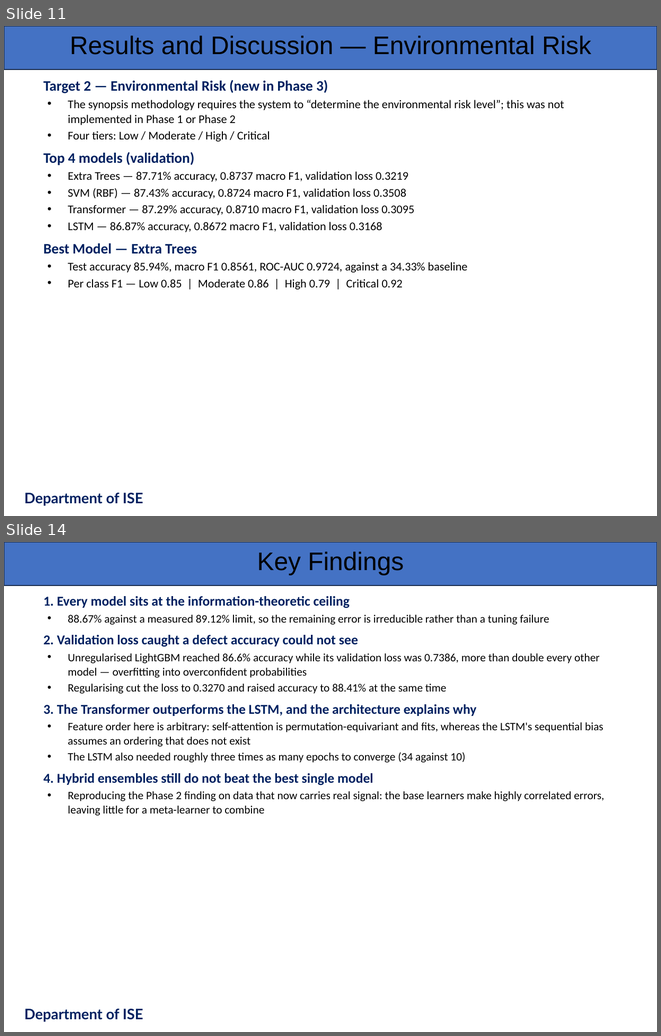
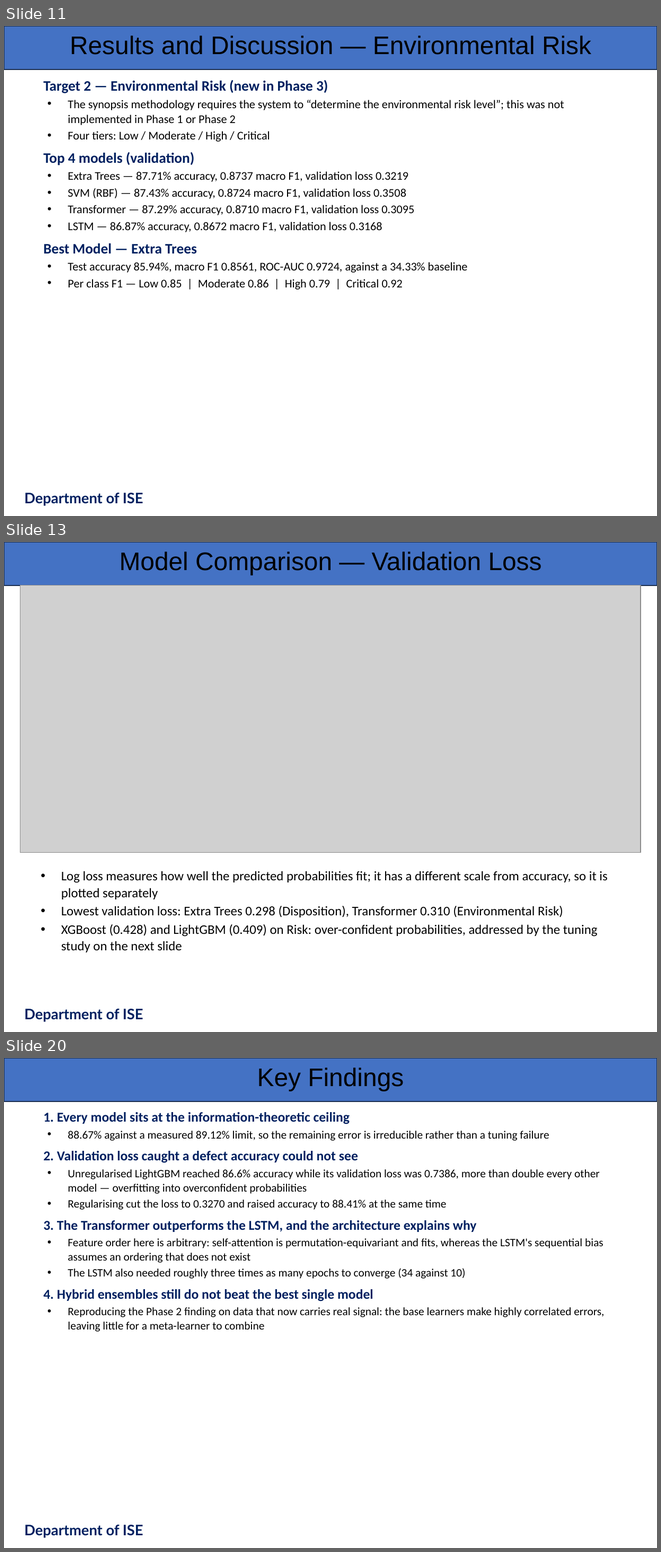
Before and after one commit to srinidhids15/Machine-Learning-Based-Lifecycle-Intelligence-System-for-Non-Biodegradable-Automotive-Materials, a slide deck: presentation/ISE_Phase3_Presentation_Team52.pptx. Shown one above the other, each under a label of ours: slides 11 and 14 before the commit, slides 11, 13 and 20 after it; the slides between them are not shown. The pictures are 661x1036 and 661x1552 pixels, drawn with LibreOffice and Linux fonts; fonts in the diff are those of the drawing; grey boxes stand for pictures; background and template pictures are left out. Boxes give left, top, right and bottom in pixels: in the first picture for what was removed or moved away, otherwise in the second. Text is boxed around its words. In the diff, an @@ line names an element or a change of style, - is before the commit and + after.

Commit message:
Add hyperparameter tuning and activation function study script
- Implemented a new script for hyperparameter tuning and activation function analysis.
- Conducted a study to evaluate the need for wider tuning grids for classical models.
- Analyzed the effectiveness of various activation functions in neural networks.
- Generated plots for comparison of original vs wider grid performance and activation function results.
- Results are saved in JSON and PNG formats for further analysis.

```diff
--- a/presentation/ISE_Phase3_Presentation_Team52.pptx
+++ b/presentation/ISE_Phase3_Presentation_Team52.pptx
@@ slide 13 added at (4,542,657,1032), background #FFFFFF; not listed: 1 template element that a slide beside it also shows @@
@@ text added at (120,552,542,575), 28 pt, text #000000 @@
+Model Comparison — Validation Loss
@@ picture added at (20,585,641,852) @@
@@ text added at (61,871,607,952), 14.5 pt, text #000000 @@
+• Log loss measures how well the predicted probabilities fit; it has a different scale from accuracy, so it is plotted separately
+• Lowest validation loss: Extra Trees 0.298 (Disposition), Transformer 0.310 (Environmental Risk)
+• XGBoost (0.428) and LightGBM (0.409) on Risk: over-confident probabilities, addressed by the tuning study on the next slide
@@ text added at (24,1008,143,1022), 16 pt, text #002060, bold @@
+Department of ISE
@@ what was slide 14 is now slide 20 @@
```
Also in this commit, not shown: 2 slides changed, 6 other slides added, 1 slide removed, 12 other files.
